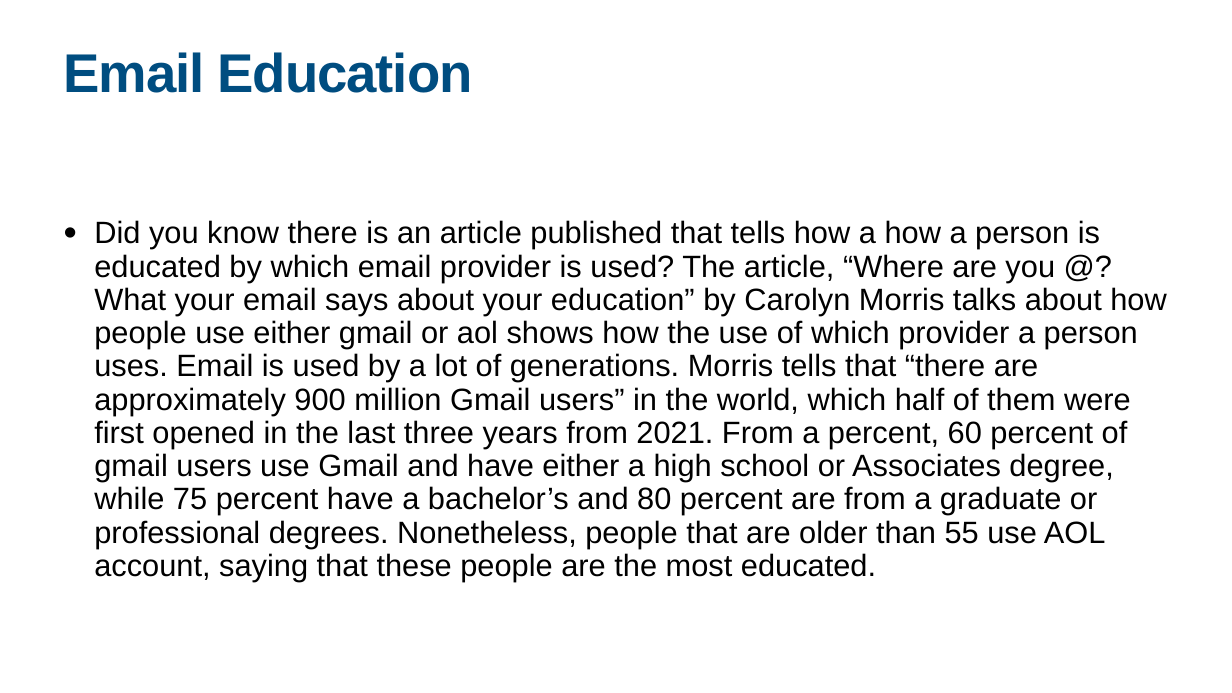
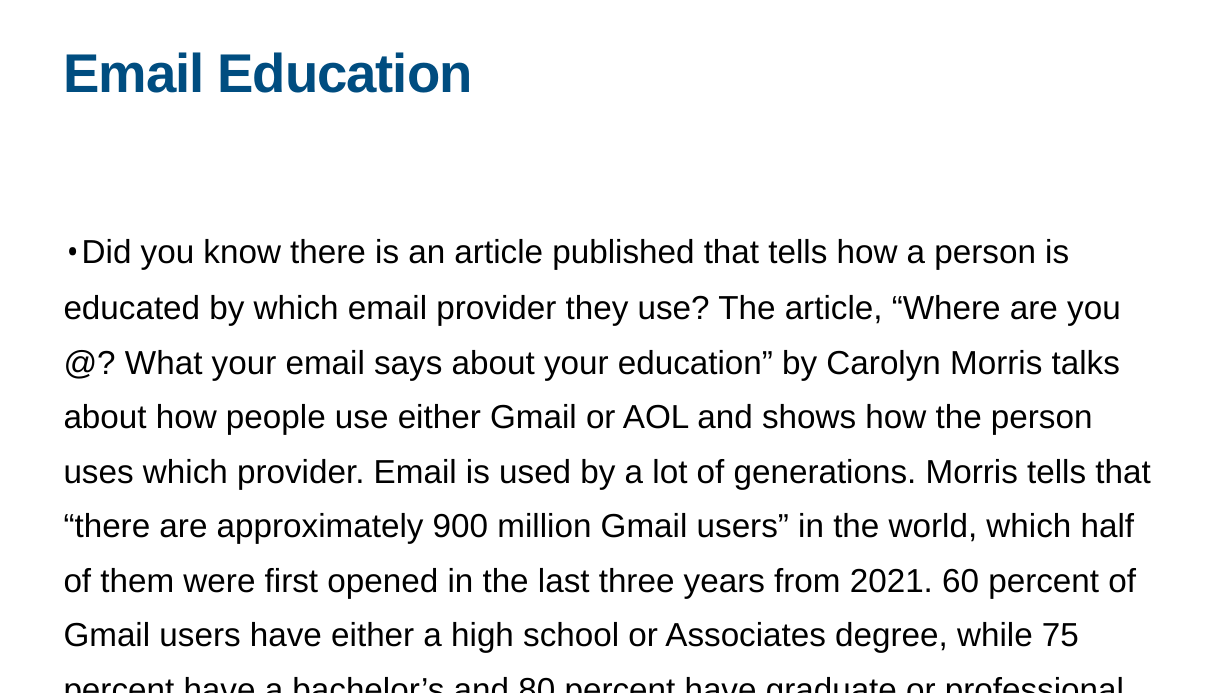
Before and after one commit to Jake-guerrero/Email-Usage, a slide deck: slide 5 of Email Usage.pptx. Drawn at 1232x693 pixels with LibreOffice and Linux fonts; fonts in the diff are those of the drawing. Boxes give left, top, right and bottom in pixels: in the first picture for what was removed or moved away, otherwise in the second. Text is boxed around its words. In the diff, an @@ line names an element or a change of style, - is before the commit and + after.

```diff
--- a/Email Usage.pptx
+++ b/Email Usage.pptx
@@ text at <box>64,239,1150,653</box>: text changed; size 48 to 51.8 pt @@
-• Did you know there is an article published that tells how a how a person is educated by which email provider is used? The article, “Where are you @? What your email says about your education” by Carolyn Morris talks about how people use either gmail or aol shows how the use of which provider a person uses. Email is used by a lot of generations. Morris tells that “there are approximately 900 million Gmail users” in the world, which half of them were first opened in the last three years from 2021. From a percent, 60 percent of gmail users use Gmail and have either a high school or Associates degree, while 75 percent have a bachelor’s and 80 percent are from a graduate or professional degrees. Nonetheless, people that are older than 55 use AOL account, saying that these people are the most educated.
+•Did you know there is an article published that tells how a person is educated by which email provider they use? The article, “Where are you @? What your email says about your education” by Carolyn Morris talks about how people use either Gmail or AOL and shows how the person uses which provider. Email is used by a lot of generations. Morris tells that “there are approximately 900 million Gmail users” in the world, which half of them were first opened in the last three years from 2021. 60 percent of Gmail users have either a high school or Associates degree, while 75 percent have a bachelor’s and 80 percent have graduate or professional degrees. Nonetheless, people that are older than 55 use AOL.
```
Also in this commit, not shown: 4 other slides changed, 3 other files.
